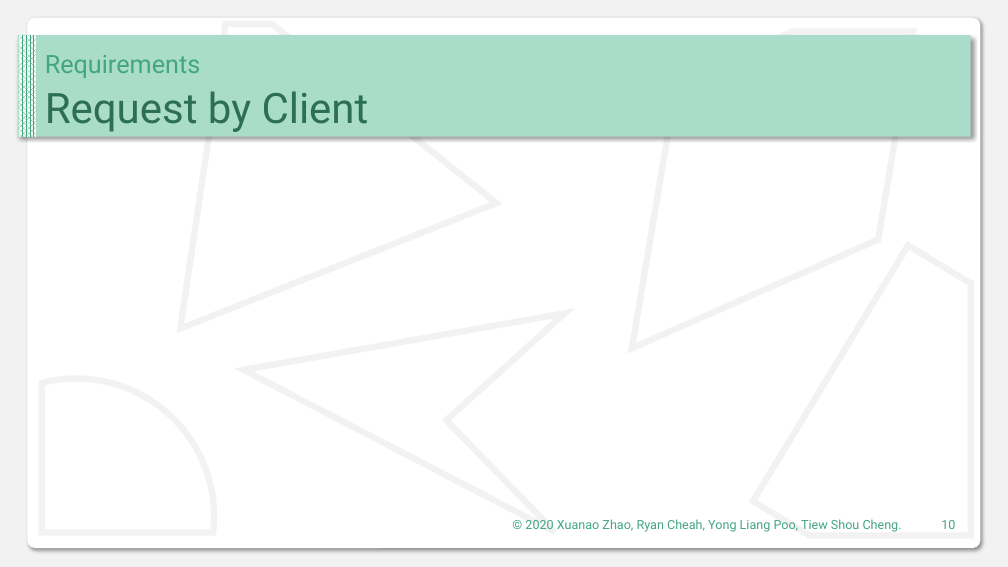
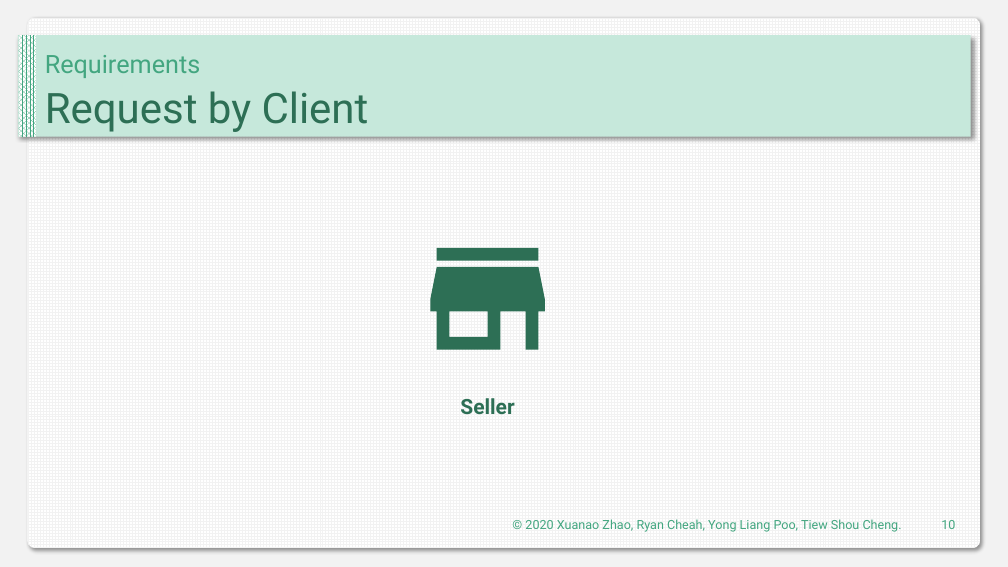
Before and after one commit to DIT202003G1/SAD-Assignment, a slide deck: slide 10 of Presentaion.pptx. Drawn at 1008x567 pixels with LibreOffice and Linux fonts; fonts in the diff are those of the drawing. Boxes give left, top, right and bottom in pixels: in the first picture for what was removed or moved away, otherwise in the second. Text is boxed around its words. In the diff, an @@ line names an element or a change of style, - is before the commit and + after.

```diff
--- a/Presentaion.pptx
+++ b/Presentaion.pptx
@@ rounded rectangle at (27, 17, 981, 547): fill #FFFFFF to pattern #F2F2F2 on #FFFFFF @@
@@ freeform shape removed at (180, 24, 496, 329) @@
@@ rectangle at (18, 36, 972, 137): fill #AADDC9 to #C6E8DB @@
@@ freeform shape removed at (632, 32, 913, 349) @@
@@ freeform shape added at (430, 248, 544, 350), fill #2D6F55 @@
@@ freeform shape removed at (243, 313, 565, 532) @@
@@ text added at (460, 398, 514, 414), 20 pt, text #2D6F55, bold @@
+Seller
```
Also in this commit, not shown: 9 other slides changed, 13 slides added.
